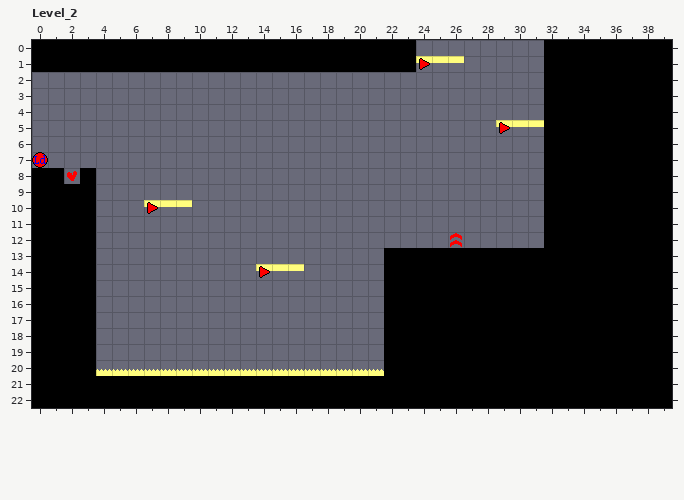
LDtk project, stored at Assets/Game/World/Levels.ldtk. Above, as it was before the edit.
Cells are 16x16 px. Shown: Level_2 x 0..39, y 0..22. The commit also changed other parts of the map, which this record leaves out.
The result:
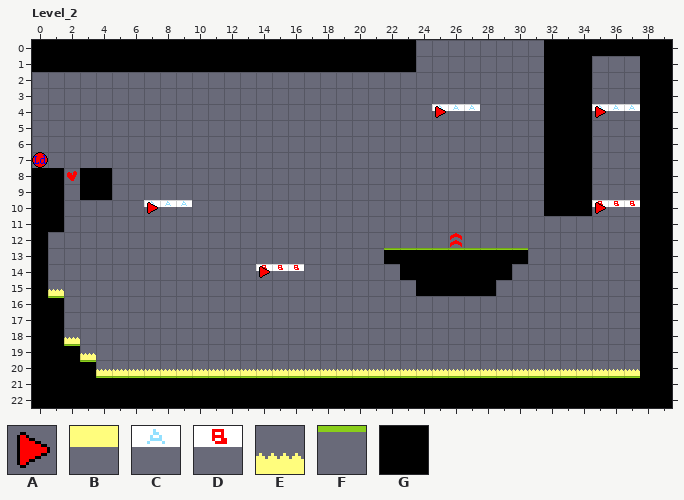
Key: from "Controls": A 5; from "Entities": B 7, C 12, D 13, E 14, F 28; from "Ground": G 0.
_ is an empty cell.
Tiles replaced or removed in this view: A, B, G.
The edit:
Changed rows in their new state; . is an unchanged cell.
Layer "Ground":
first column x 1:
 1 ..................................___
 2 ..................................___
 3 ..................................___
 4 ..................................___
 5 ..................................___
 6 ..................................___
 7 ..................................___
 8 ...G..............................___
 9 ._.G..............................___
10 .__...............................___
11 .__............................______
12 ___............................______
13 ___..........................._______
14 ___.................._.......________
15 ___..................__....._________
16 .__..................________________
17 .__..................________________
18 .__..................________________
19 .._..................________________
20 .....................________________
Layer "Entities":
first column x 24:
 1 ___...........
 4 .CCC.......CCC
 5 .....___......
first column x 1:
10 ......CCC.........................DDD
13 .....................FFFFFFFFF.......
14 .............DDD.....................
15 E....................................
16 F....................................
18 .E...................................
19 .FE..................................
20 ..F..................EEEEEEEEEEEEEEEE
21 ...FFFFFFFFFFFFFFFFFFFFFFFFFFFFFFFFFF
Layer "Controls":
first column x 24:
 1 _...........
 4 .A.........A
 5 ....._......
first column x 35:
10 A
Pixel boxes of the changes (left, top, right, bottom) in both pictures:
changed: (48, 56, 640, 378)
